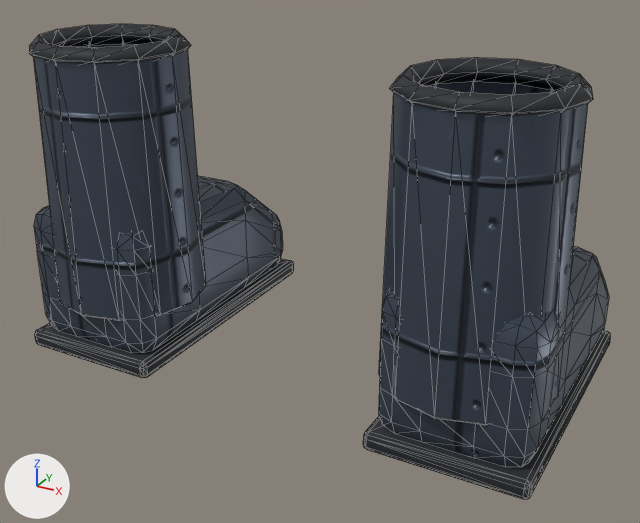
What one commit did to the glTF model art/armor/boots_bulwark.char.player.f.glb.
Rendered twice from a camera (50 mm lens) standing at (0.392, -0.622, 0.455) and looking at (0.01, 0.073, 0.107). The axes (+X, +Y, +Z) are drawn at lower left. The lights are the same throughout. The first picture is the older version. Mesh edges are drawn as thin lines. Vertices at exactly the same position are counted once.

The scene before the commit, as lines of its bpy script (objects in view):
```python
ob_calf_l__shaft_l_001 = bpy.data.objects.new('calf_l__shaft_l.001', me_calf_l__shaft_l_001)
ob_calf_l__shaft_l_001.location = (0.0, 0.0, 0.0)
ob_calf_r__shaft_r_001 = bpy.data.objects.new('calf_r__shaft_r.001', me_calf_r__shaft_r_001)
ob_calf_r__shaft_r_001.location = (0.0, 0.0, 0.0)
ob_foot_l__boot_l_001 = bpy.data.objects.new('foot_l__boot_l.001', me_foot_l__boot_l_001)
ob_foot_l__boot_l_001.location = (0.0, 0.0, 0.0)
ob_foot_r__boot_r_001 = bpy.data.objects.new('foot_r__boot_r.001', me_foot_r__boot_r_001)
ob_foot_r__boot_r_001.location = (0.0, 0.0, 0.0)
```
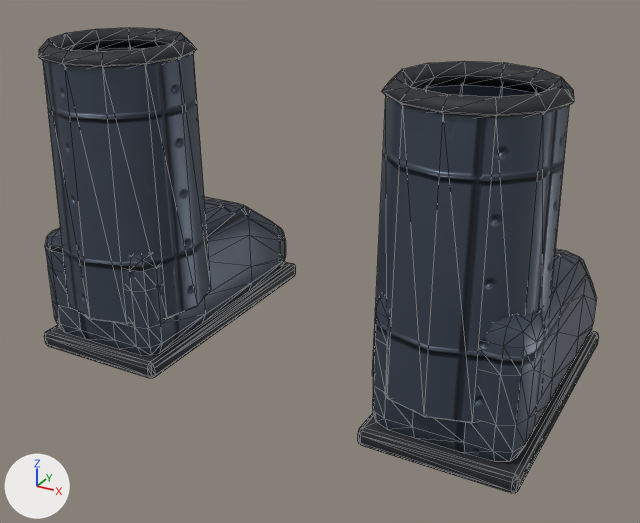
Patch to the scene script:
```diff
--- a/art/armor/boots_bulwark.char.player.f.glb.py
+++ b/art/armor/boots_bulwark.char.player.f.glb.py
@@ me_calf_l__shaft_l_001 @@
 # used by ob_calf_l__shaft_l_001; location = (0.0, 0.0, 0.0)
-me_calf_l__shaft_l_001.from_pydata(...)  # 144 vertices, 288 faces; spans x -0.261..-0.108, y -0.056..0.097, z 0.056..0.316
+me_calf_l__shaft_l_001.from_pydata(...)  # 144 vertices, 288 faces; spans x -0.251..-0.102, y -0.054..0.096, z 0.053..0.313
+# me_calf_l__shaft_l_001 part 1: the whole mesh is scaled about its middle by (0.972, 0.972, 1), then moved by (0.008, 0.001, -0.003)
 me_calf_l__shaft_l_001.materials.append(mat_armor_heavy)
@@ me_calf_r__shaft_r_001 @@
 # used by ob_calf_r__shaft_r_001; location = (0.0, 0.0, 0.0)
-me_calf_r__shaft_r_001.from_pydata(...)  # 144 vertices, 288 faces; spans x 0.107..0.262, y -0.056..0.099, z 0.056..0.316
+me_calf_r__shaft_r_001.from_pydata(...)  # 144 vertices, 288 faces; spans x 0.101..0.249, y -0.054..0.094, z 0.053..0.313
+# me_calf_r__shaft_r_001 part 2: the whole mesh is scaled about its middle by (0.951, 0.951, 1), then moved by (-0.01, -0.001, -0.003)
 me_calf_r__shaft_r_001.materials.append(mat_armor_heavy)
@@ me_foot_l__boot_l_001 @@
 # used by ob_foot_l__boot_l_001; location = (0.0, 0.0, 0.0)
-me_foot_l__boot_l_001.from_pydata(...)  # 220 vertices, 432 faces; spans x -0.265..-0.117, y -0.049..0.241, z 0.0..0.153
+me_foot_l__boot_l_001.from_pydata(...)  # 218 vertices, 428 faces; spans x -0.254..-0.11, y -0.046..0.234, z 0.0..0.129
+# me_foot_l__boot_l_001 part 3: the loose piece of 56 vertices spanning x -0.265..-0.117, y -0.049..0.241, z 0.0..0.018 is scaled about its middle by (0.973, 0.966, 1), then moved by (0.009, -0.002, 0.0)
+# me_foot_l__boot_l_001 part 4: the loose piece of 164 vertices spanning x -0.261..-0.121, y -0.043..0.235, z 0.012..0.153 is rebuilt with 162 vertices and now spans x -0.25..-0.114, y -0.04..0.228, z 0.012..0.129
 me_foot_l__boot_l_001.materials.append(mat_armor_heavy)
@@ me_foot_r__boot_r_001 @@
 # used by ob_foot_r__boot_r_001; location = (0.0, 0.0, 0.0)
-me_foot_r__boot_r_001.from_pydata(...)  # 220 vertices, 432 faces; spans x 0.117..0.265, y -0.049..0.241, z 0.0..0.152
+me_foot_r__boot_r_001.from_pydata(...)  # 220 vertices, 432 faces; spans x 0.11..0.254, y -0.046..0.234, z 0.0..0.148
+# me_foot_r__boot_r_001 part 5: the whole mesh is scaled about its middle by (0.973, 0.966, 0.968), then moved by (-0.009, -0.002, -0.002)
 me_foot_r__boot_r_001.materials.append(mat_armor_heavy)
```

Changed parts and their boxes (x1, y1, x2, y2) in the pictures (640 x 523 px; the box of a moved part takes in the faces that stretch with it):
'calf_r__shaft_r.001', moved, rescaled: before (379, 57, 593, 425); after (372, 61, 574, 423)
'calf_l__shaft_l.001', moved, rescaled: before (29, 24, 206, 321); after (39, 28, 211, 324)
'foot_r__boot_r.001', moved, rescaled: before (363, 247, 611, 499); after (358, 249, 599, 493)
'foot_l__boot_l.001', reshaped (10% shorter): before (34, 176, 294, 378); after (44, 197, 296, 378)
part 3 of me_foot_l__boot_l_001, moved or reshaped: before (35, 258, 294, 378); after (44, 262, 296, 378)
part 4 of me_foot_l__boot_l_001, rebuilt (10% shorter): before (34, 176, 283, 353); after (45, 197, 286, 356)
